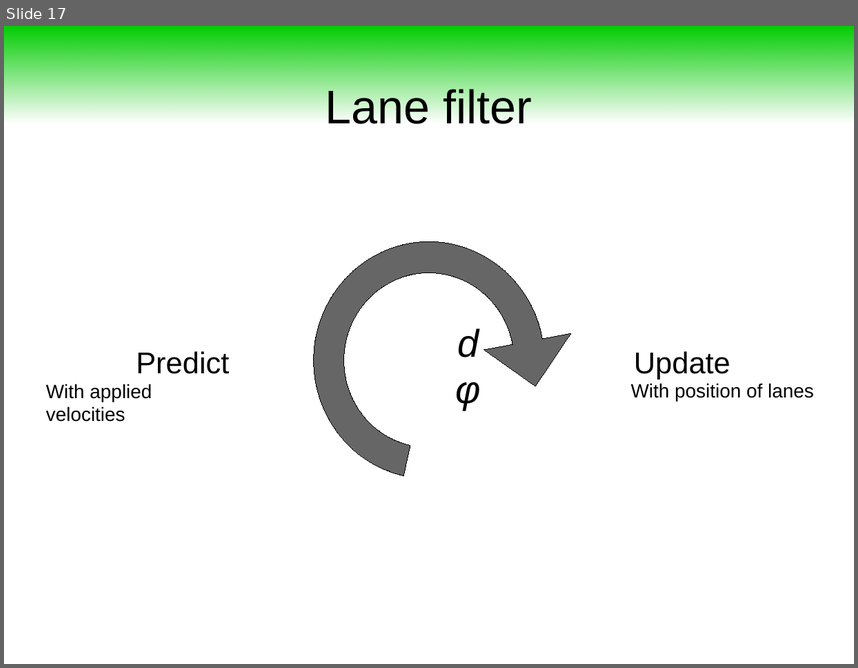
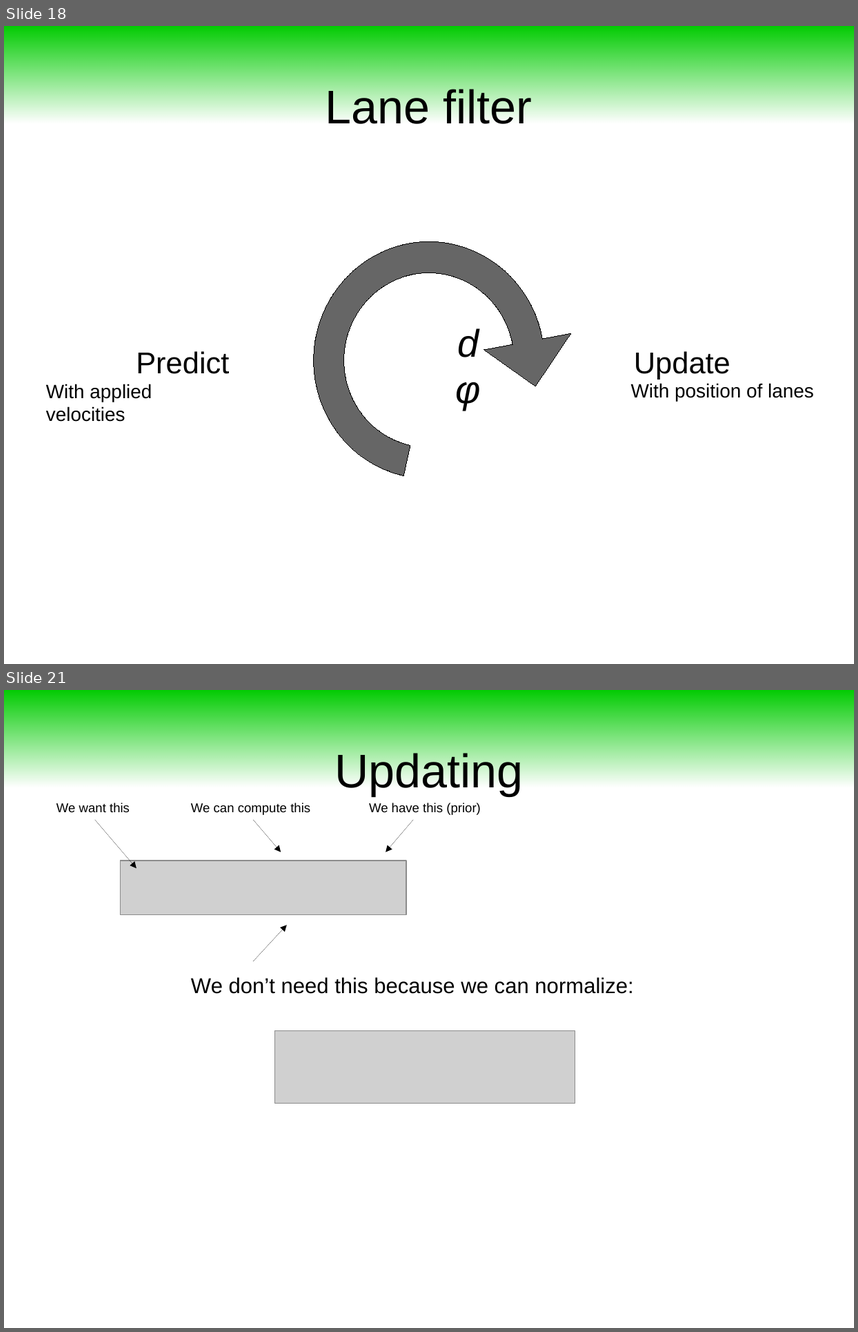
Before and after one commit to maivincent/MISE_presentations, a slide deck: step2_3_Lane_filter.odp. Shown one above the other, each under a label of ours: slide 17 before the commit, slides 18 and 21 after it; the slides between them are not shown. The pictures are 858x668 and 858x1332 pixels, drawn with LibreOffice and Linux fonts; fonts in the diff are those of the drawing; grey boxes stand for pictures. Boxes give left, top, right and bottom in pixels: in the first picture for what was removed or moved away, otherwise in the second. Text is boxed around its words. In the diff, an @@ line names an element or a change of style, - is before the commit and + after.

```diff
--- a/step2_3_Lane_filter.odp
+++ b/step2_3_Lane_filter.odp
@@ slide 21 added at box(4, 690, 854, 1328), background #FFFFFF @@
@@ rectangle added at box(4, 690, 854, 787), fill gradient #00CC00 @@
@@ title added at box(335, 753, 523, 796), 44 pt, text #000000 @@
+Updating
@@ text added at box(56, 802, 130, 812), 12 pt, text #000000 @@
+We want this
@@ text added at box(191, 802, 310, 815), 12 pt, text #000000 @@
+We can compute this
@@ text added at box(369, 802, 481, 815), 12 pt, text #000000 @@
+We have this (prior)
@@ arrow added from (95, 820) to (136, 868), #000000 0 pt @@
@@ arrow added from (253, 820) to (281, 852), #000000 0 pt @@
@@ arrow added from (414, 820) to (386, 852), #000000 0 pt @@
@@ picture added at box(121, 860, 407, 914) @@
@@ arrow added from (253, 962) to (287, 925), #000000 0 pt @@
@@ text added at box(191, 977, 633, 994), 20 pt, text #000000 @@
+We don’t need this because we can normalize:
@@ picture added at box(274, 1030, 575, 1103) @@
@@ what was slide 17 is now slide 18 @@
```
Also in this commit, not shown: 1 slide changed, 3 other slides added, 1 slide removed, 1 other file.
